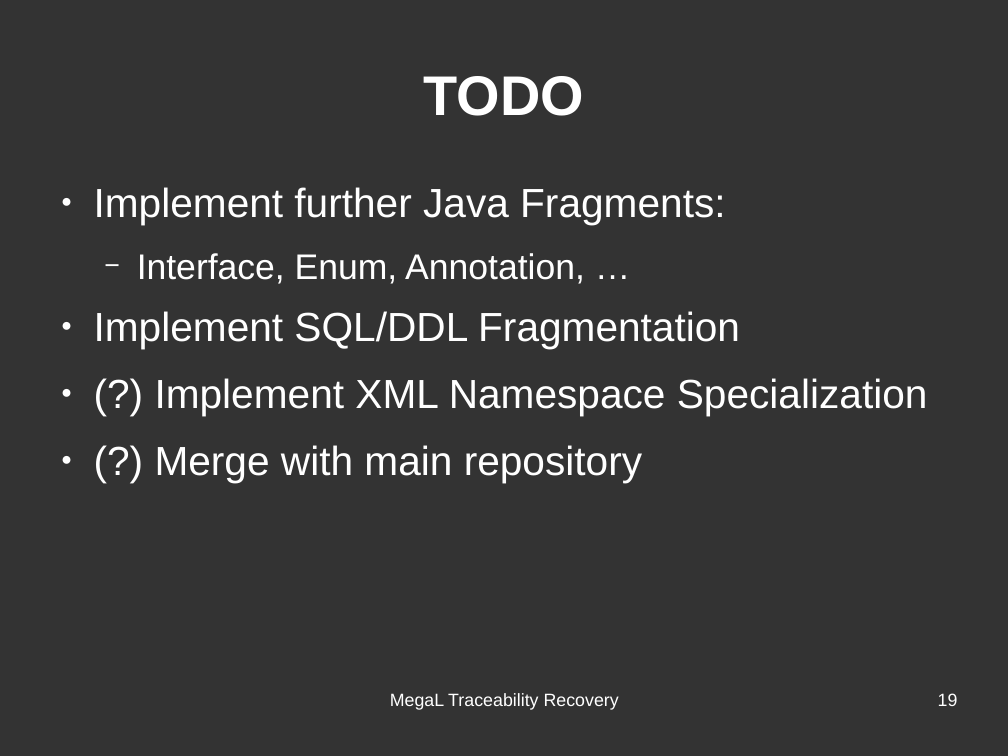
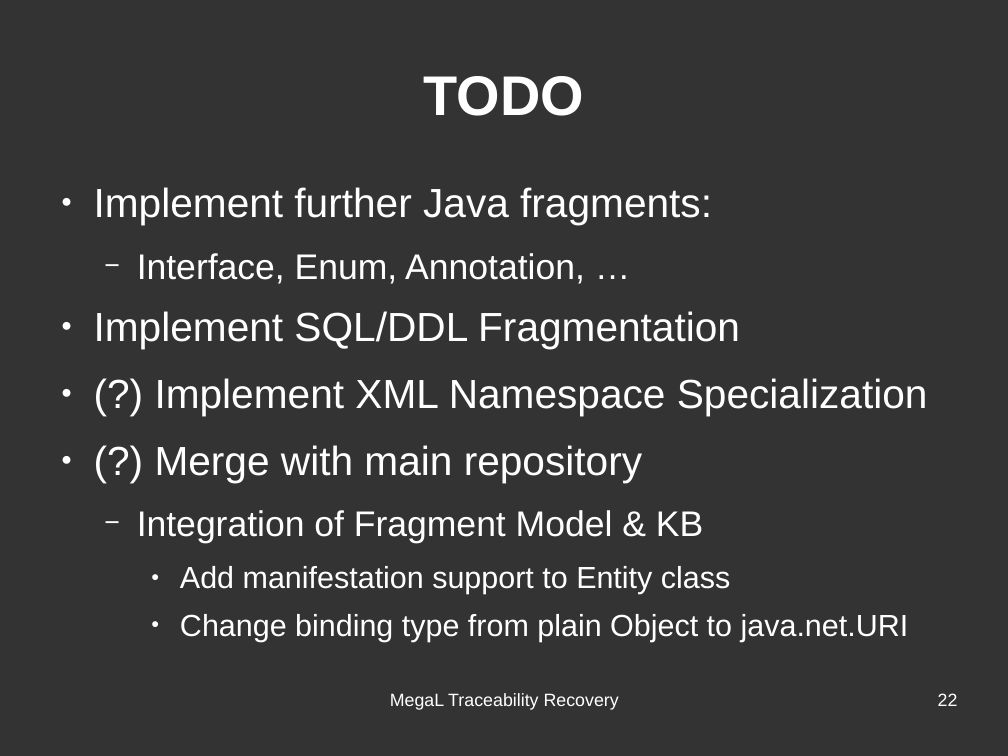
Before and after one commit to hayasam/megal-tr, a slide deck: slide 22 of slides/meeting-2016-06-28/meeting-2016-06-28.odp (slide 19 before the commit). Drawn at 1008x756 pixels with LibreOffice and Linux fonts; fonts in the diff are those of the drawing. Boxes give left, top, right and bottom in pixels: in the first picture for what was removed or moved away, otherwise in the second. Text is boxed around its words. In the diff, an @@ line names an element or a change of style, - is before the commit and + after.

```diff
--- a/slides/meeting-2016-06-28/meeting-2016-06-28.odp
+++ b/slides/meeting-2016-06-28/meeting-2016-06-28.odp
@@ text at (94,187,712,225): text changed @@
-● Implement further Java Fragments:
+● Implement further Java fragments:
@@ text at (137,510,909,642): paragraphs added @@
+  − Integration of Fragment Model & KB
+    ● Add manifestation support to Entity class
+    ● Change binding type from plain Object to java.net.URI
@@ page number at (938,693,958,706): text changed @@
-19
+22
```
Also in this commit, not shown: 5 other slides changed, 3 slides added, 3 other files.
